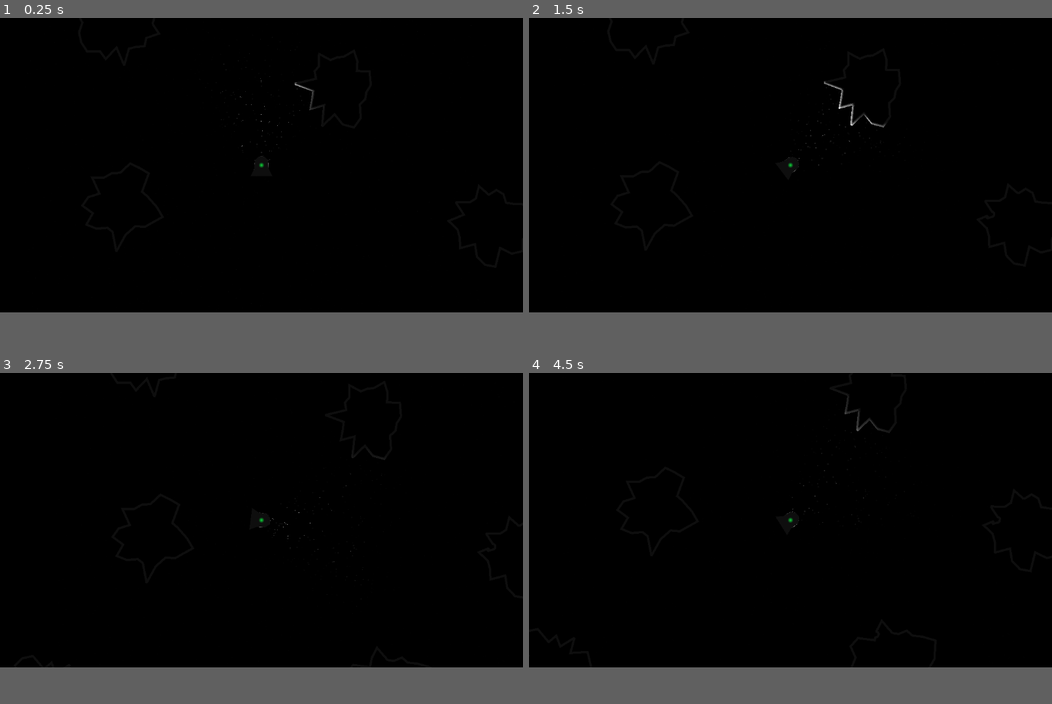
Above: before the commit, frames 1-4 (two rows, left to right).
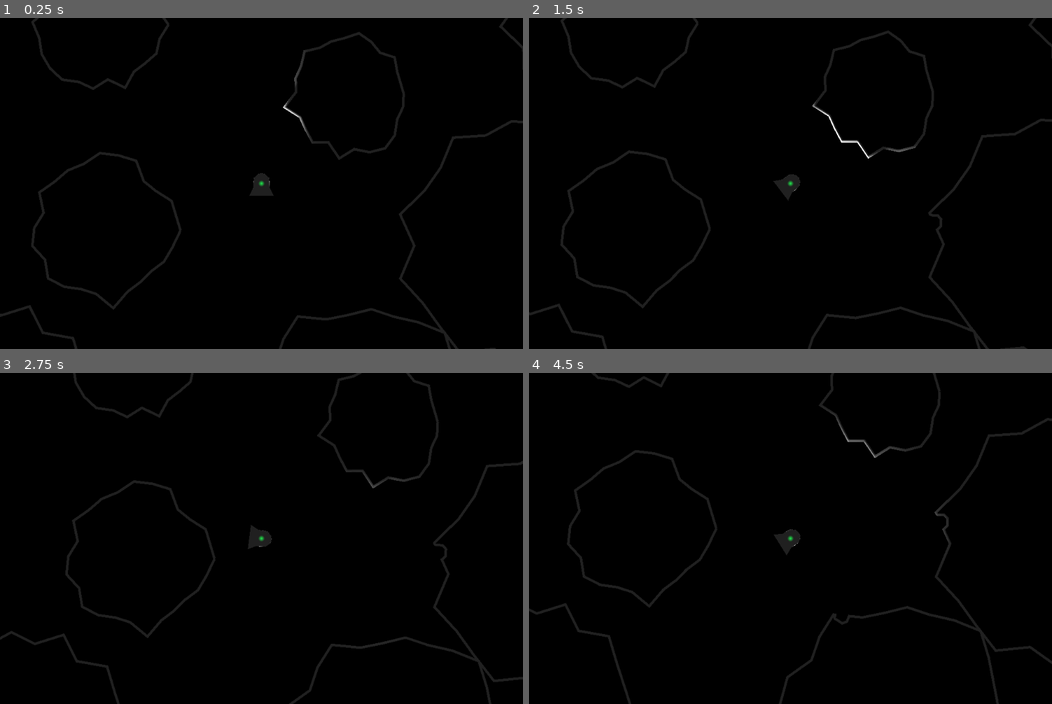
Above: after the commit, the same moments.

Repository: MarcosPRus/SpaceMiningTycoon
Game: Godot game, scene res://MiningTest1.tscn
The game is run twice, just before and just after one commit, with the same random seed, the same clock (stepped at 60 frames per second) and the same inputs.
Inputs (mouse positions are in pixels of both pictures, inside the frame that each line leads up to):
- Up to frame 1 (0.25 s): no input
- Up to frame 2 (1.5 s): tap Enter (Enter) at 0.5 s; move the mouse to (868, 84) at 0.52 s; hold E (turn_right) 0.53-1.28 s; hold Enter (Enter) 0.53-1.28 s; move the mouse to (1020, 223) at 1.27 s; hold S (move_backwards) from 1.28 s (still down); click (1020, 223) at 1.35 s
- Up to frame 3 (2.75 s): move the mouse to (135, 551) at 2.02 s; release S (move_backwards) at 2.03 s; hold E (turn_right) from 2.03 s (still down); hold Enter (Enter) from 2.03 s (still down)
- Up to frame 4 (4.5 s): move the mouse to (764, 578) at 2.77 s; release E (turn_right) at 2.78 s; release Enter (Enter) at 2.78 s; hold W (move_forward) 2.78-3.53 s; click (764, 578) at 2.85 s; move the mouse to (947, 564) at 3.52 s; hold Enter (Enter) 3.53-4.28 s; hold Q (turn_left) from 3.53 s (still down); move the mouse to (895, 660) at 4.27 s; click (895, 660) at 4.35 s
In our replay, the window is 800x450 before the commit and 800x506 after it. These sizes can differ from the game's own. Grey fills any space a smaller window leaves; there, only what the larger window draws over its background counts as a difference.

The runs differ from the first frame. In frame 1, 2.6% of the frame differs, in the area x 0-100%, y 0-100%; in frame 2, 2.7%; in frame 3, 2.5%; in frame 4, 2.6%.

Commit message:
Added parallax background

Diff:
--- a/Entities/Asteroids/asteroid.gd
+++ b/Entities/Asteroids/asteroid.gd
@@ -12,7 +12,7 @@
 
 # Called when the node enters the scene tree for the first time.
 func _ready() -> void:
-	asteroid_polygon.resize(Global.asteroids_reslution)
+	asteroid_polygon.resize(Global.asteroids_resolution)
 
 	# Original asteroid flag is set to false when a new asteroid is created from a division of
 	# another asteroid, so that it doesn't initialize a random shape again
@@ -88,14 +88,15 @@
 
 func generate_random_asteroid() -> void:
 	var ang := 0.0
+	var asteroid_size = randf_range(Global.asteroids_min_size, Global.asteroids_max_size)
 
 	#for i in visual_poly.polygon.size():
-	for i in range(Global.asteroids_reslution):
-		var length = randf_range(50, 100)
+	for i in range(Global.asteroids_resolution):
+		var length = randf_range((1-Global.asteroid_spikiness)*asteroid_size, (1+Global.asteroid_spikiness)*asteroid_size)
 		var vertex = Vector2(length * cos(deg_to_rad(ang)), length * sin(deg_to_rad(ang)))
 		asteroid_polygon[i] = vertex
 
-		ang += 360/Global.asteroids_reslution
+		ang += 360/Global.asteroids_resolution
 
 	visual_poly.polygon = asteroid_polygon
 	collision_poly.polygon = asteroid_polygon
--- a/Entities/Mining Poly/mining_poly.tscn
+++ b/Entities/Mining Poly/mining_poly.tscn
@@ -3,5 +3,5 @@
 [ext_resource type="Script" path="res://Entities/Mining Poly/mining_poly.gd" id="1_7kwxp"]
 
 [node name="MiningPoly" type="Polygon2D"]
-polygon = PackedVector2Array(-1, -3, 1, -3, 3, -1, 3, 1, 0, 7, -3, 1, -3, -1)
+polygon = PackedVector2Array(-1, -3, 1, -3, 3, -1, 3, 1, 0, 3, -3, 1, -3, -1)
 script = ExtResource("1_7kwxp")
--- a/Global.gd
+++ b/Global.gd
@@ -3,14 +3,17 @@
 var mining_point := Vector2.ZERO
 
 var mining_poly : Polygon2D
-var mining_poly_radius := 2.0	# Default value: 1 or 2
-var laser_power := 10			# Default value: 10
+var mining_poly_radius := 5.0 # Default value: 1 or 2
+var laser_power := 20 # Default value: 10
 
 var player : RigidBody2D
 
 var offset_mining_poly : PackedVector2Array
 
-var asteroids_reslution : int = 25 #Number of vertex in the asteroid polygons
+var asteroids_resolution : int = 25 #Number of vertex in the asteroid polygons
+var asteroids_min_size : int = 20
+var asteroids_max_size : int = 250
+var asteroid_spikiness : float = 0.125 #Ratio of difference between mountains and valleys
 
 func _process(delta: float) -> void:
 	pass
--- a/MiningTest1.tscn
+++ b/MiningTest1.tscn
@@ -4,13 +4,13 @@
 [ext_resource type="PackedScene" uid="uid://cnf2wpnymnas" path="res://Entities/Mining Poly/mining_poly.tscn" id="2_jc8s5"]
 [ext_resource type="PackedScene" uid="uid://kejbthfckq07" path="res://Entities/Player/player.tscn" id="3_17y04"]
 [ext_resource type="PackedScene" uid="uid://draiodnsaq18t" path="res://Entities/Asteroids/asteroid.tscn" id="4_j7je8"]
-[ext_resource type="Texture2D" uid="uid://ba4wctamka6do" path="res://Assets/Space Backgrounds/Large 1024x1024/Starfields/Starfield_01-1024x1024.png" id="5_d5ytq"]
+[ext_resource type="PackedScene" uid="uid://cjqof4gp621o1" path="res://Entities/Background/background.tscn" id="5_1vwhq"]
 
 [node name="MiningTest1" type="Node2D"]
 script = ExtResource("1_425uj")
 
 [node name="CanvasModulate" type="CanvasModulate" parent="."]
-color = Color(0.061, 0.061, 0.061, 0.93)
+color = Color(0.136308, 0.136308, 0.136308, 0.93)
 
 [node name="MiningPoly" parent="." instance=ExtResource("2_jc8s5")]
 visible = false
@@ -46,5 +46,4 @@
 [node name="Asteroid4" parent="Asteroids" instance=ExtResource("4_j7je8")]
 position = Vector2(224, 344)
 
-[node name="Background" type="Sprite2D" parent="."]
-texture = ExtResource("5_d5ytq")
+[node name="Background" parent="." instance=ExtResource("5_1vwhq")]
--- a/project.godot
+++ b/project.godot
@@ -25,6 +25,7 @@
 
 [display]
 
+window/size/viewport_width=1024
 window/size/mode=2
 window/stretch/mode="viewport"
 
